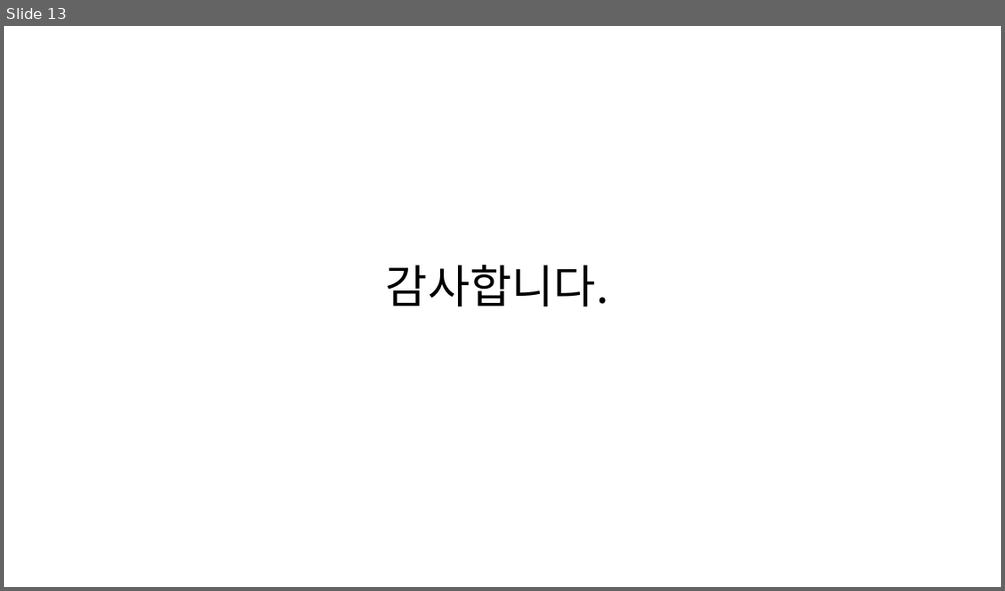
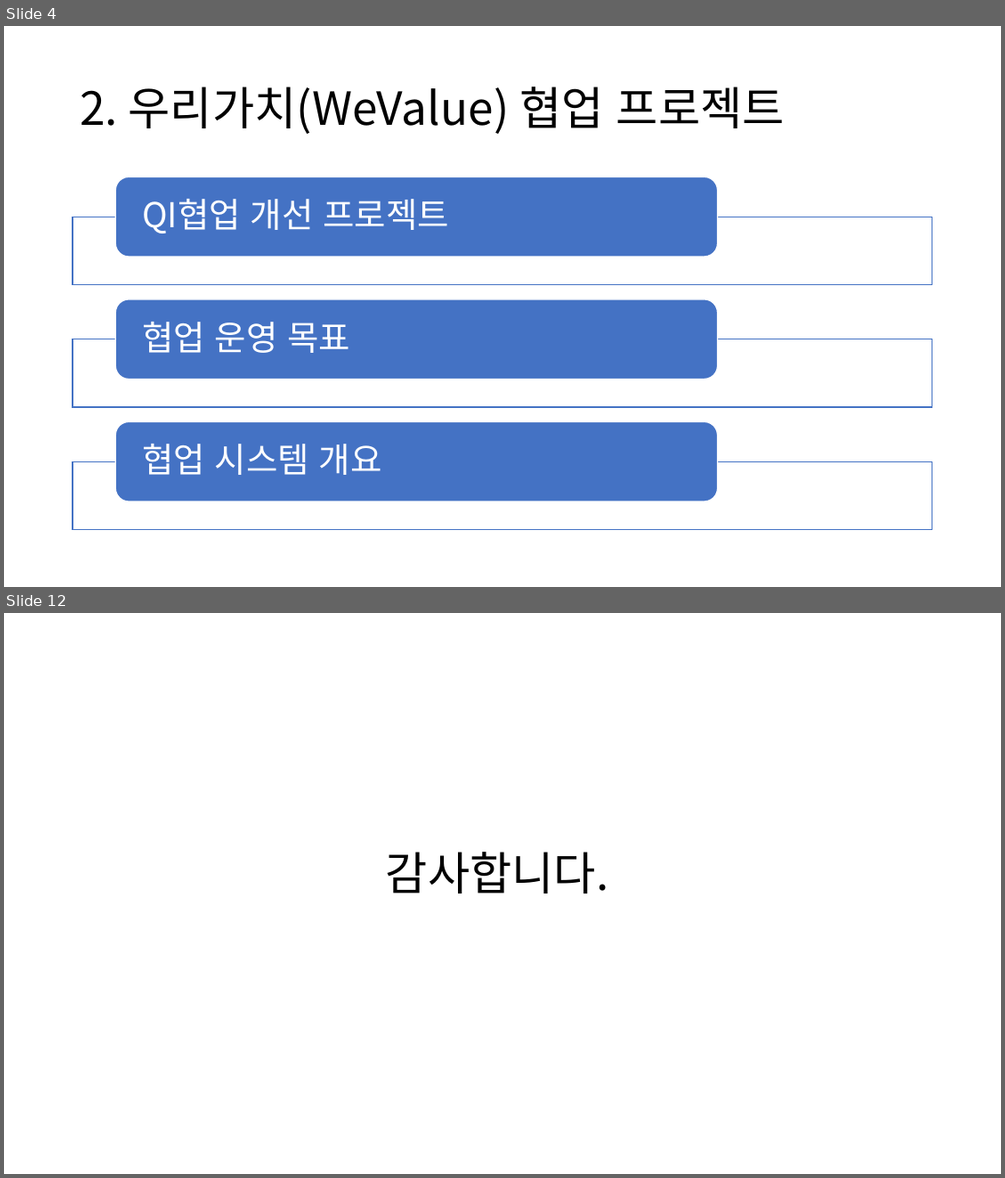
Before and after one commit to SCHCAQI/2026-QI, a slide deck: documents/진료지원간호팀 2026 QI.pptx. Shown one above the other, each under a label of ours: slide 13 before the commit, slides 4 and 12 after it; the slides between them are not shown. The pictures are 1005x591 and 1005x1178 pixels, drawn with LibreOffice and Linux fonts; fonts in the diff are those of the drawing. Boxes give left, top, right and bottom in pixels: in the first picture for what was removed or moved away, otherwise in the second. Text is boxed around its words. In the diff, an @@ line names an element or a change of style, - is before the commit and + after.

```diff
--- a/documents/진료지원간호팀 2026 QI.pptx
+++ b/documents/진료지원간호팀 2026 QI.pptx
@@ slide 4 added at (4,26,1001,587), background #FFFFFF @@
@@ title added at (80,87,785,134), 44 pt, text #000000 @@
+2. 우리가치(WeValue) 협업 프로젝트
@@ group added at (73,177,933,529): 3 rectangles, 3 rounded rectangles, 3 texts @@
+QI협업 개선 프로젝트
+협업 운영 목표
+협업 시스템 개요
@@ what was slide 13 is now slide 12 @@
```
Also in this commit, not shown: 2 slides changed, 8 other slides added, 10 slides removed, 2 other files.
